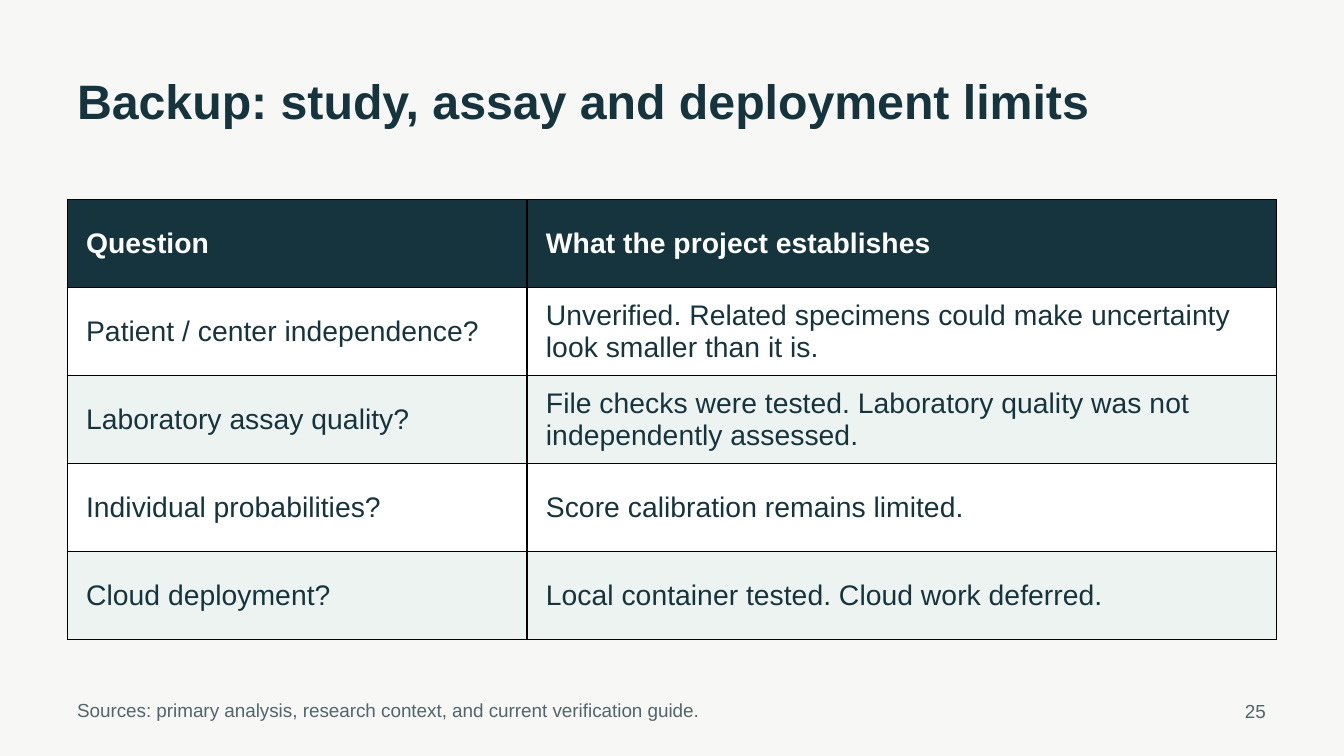
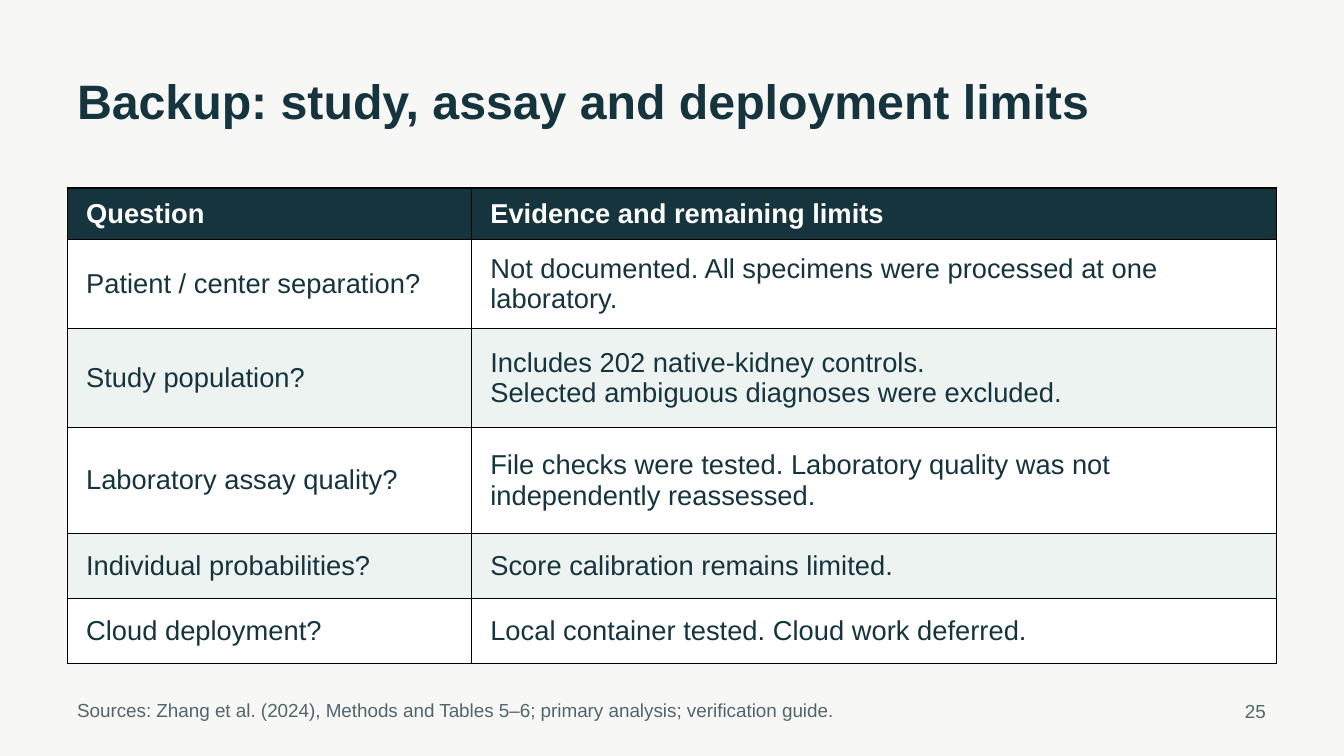
Before and after one commit to ca34525/Kidney-Biopsy-Rejection-Classifier, a slide deck: slide 25 of presentation/unos_kidney_biopsy.pptx. Drawn at 1344x756 pixels with LibreOffice and Linux fonts; fonts in the diff are those of the drawing. Boxes give left, top, right and bottom in pixels: in the first picture for what was removed or moved away, otherwise in the second. Text is boxed around its words. In the diff, an @@ line names an element or a change of style, - is before the commit and + after.

Commit message:
Revise presentation and document full-study findings

```diff
--- a/presentation/unos_kidney_biopsy.pptx
+++ b/presentation/unos_kidney_biopsy.pptx
@@ table at [68, 188, 1277, 663] @@
-row 1: Question | What the project establishes
-row 2: Patient / center independence? | Unverified. Related specimens could make uncertainty look smaller than it is.
-row 3: Laboratory assay quality? | File checks were tested. Laboratory quality was not independently assessed.
+row 1: Question | Evidence and remaining limits
+row 2: Patient / center separation? | Not documented. All specimens were processed at one laboratory.
+row 3: Study population? | Includes 202 native-kidney controls. / Selected ambiguous diagnoses were excluded.
+row 4: Laboratory assay quality? | File checks were tested. Laboratory quality was not independently reassessed.
@@ table: place and size @@
-table at [68, 200, 1277, 639]
+table at [68, 188, 1277, 663]
@@ text at [77, 703, 833, 721]: text changed @@
-Sources: primary analysis, research context, and current verification guide.
+Sources: Zhang et al. (2024), Methods and Tables 5–6; primary analysis; verification guide.
```
Also in this commit, not shown: 19 other slides changed, 38 other files.
